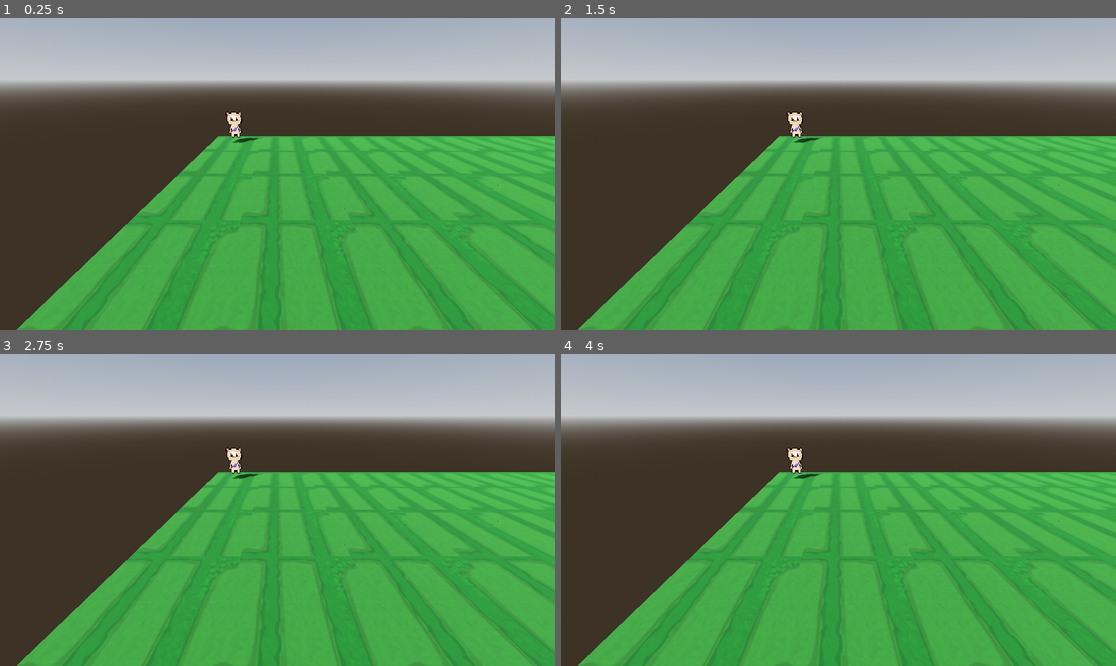
Above: before the commit, frames 1-4 (two rows, left to right).
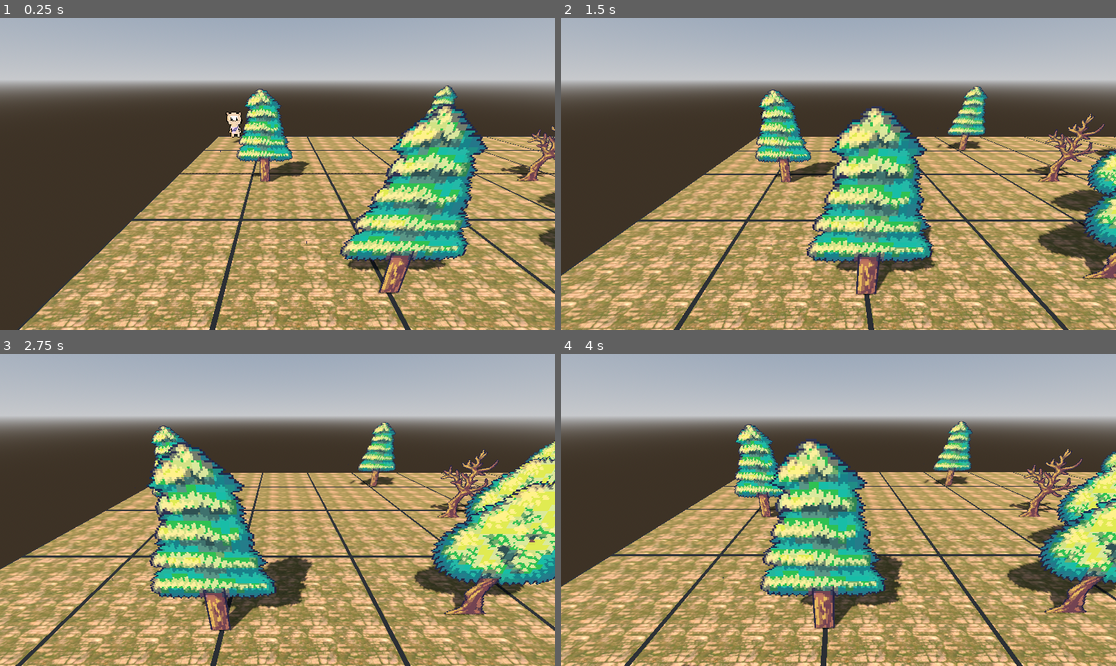
Above: after the commit, the same moments.

Repository: Nashi1337/GameStudio2024
Game: Godot game, scene res://Scenes/battle_map.tscn
Two runs of this game, one before a commit and one after it. Both use one fixed random seed, a clock stepped at 60 frames per second and the inputs below.
Inputs (mouse positions are in pixels of both pictures, inside the frame that each line leads up to):
- Up to frame 1 (0.25 s): no input
- Up to frame 2 (1.5 s): tap Enter at 0.5 s; move the mouse to (960, 158) at 0.52 s; hold D 0.53-1.25 s; tap Q at 0.6 s; click (960, 158) at 0.67 s; tap E at 0.8 s; drag from (727, 189) to (810, 236) at 1.27 s
- Up to frame 3 (2.75 s): tap Space at 2 s; move the mouse to (333, 441) at 2.02 s; hold D from 2.03 s (still down); tap Shift at 2.1 s; click (333, 441) at 2.17 s; tap Alt at 2.3 s
- Up to frame 4 (4 s): release D at 2.75 s; drag from (810, 572) to (672, 463) at 2.77 s; tap Enter at 3.5 s; move the mouse to (1005, 556) at 3.52 s; hold A from 3.53 s (still down); tap Q at 3.6 s; click (1005, 556) at 3.67 s; tap E at 3.8 s

The runs differ from the first frame. In frame 1, 51% of the frame differs, in the area x 3-100%, y 21-100%; in frame 2, 56%; in frame 3, 60%, in the area x 0-100%, y 21-100%; in frame 4, 59%.

Commit message:
more assets / camera script
added trees and a floor texture + 3d free moving camera

Diff:
--- a/untitled-strategy-rpg/Scenes/battle_map.tscn
+++ b/untitled-strategy-rpg/Scenes/battle_map.tscn
@@ -1,7 +1,8 @@
-[gd_scene load_steps=6 format=3 uid="uid://52vnqm4yfu2r"]
+[gd_scene load_steps=7 format=3 uid="uid://52vnqm4yfu2r"]
 
 [ext_resource type="Script" path="res://Scripts/battle_map.gd" id="1_jd12p"]
 [ext_resource type="PackedScene" uid="uid://bgbew5ktc0pta" path="res://Scenes/player.tscn" id="2_cglfe"]
+[ext_resource type="Script" path="res://Scripts/camera_3d.gd" id="3_702gt"]
 
 [sub_resource type="ProceduralSkyMaterial" id="ProceduralSkyMaterial_28tpj"]
 
@@ -22,6 +23,7 @@
 
 [node name="Camera3D" type="Camera3D" parent="Player"]
 transform = Transform3D(1, 0, 0, 0, 0.907044, 0.421036, 0, -0.421036, 0.907044, 5, 7, 24.015)
+script = ExtResource("3_702gt")
 
 [node name="DirectionalLight3D" type="DirectionalLight3D" parent="."]
 transform = Transform3D(0.79653, 0.460425, -0.391853, 0, 0.64812, 0.761538, 0.604599, -0.606588, 0.516247, 1, 7, 7)
--- a/untitled-strategy-rpg/Scenes/ground_tile.tscn
+++ b/untitled-strategy-rpg/Scenes/ground_tile.tscn
@@ -1,29 +1,42 @@
-[gd_scene load_steps=6 format=3 uid="uid://yfawuaxs82sx"]
+[gd_scene load_steps=9 format=3 uid="uid://yfawuaxs82sx"]
 
-[ext_resource type="Texture2D" uid="uid://2nl7d1trd6qs" path="res://Assets/grasslands.png" id="1_7ycgf"]
 [ext_resource type="Script" path="res://Scripts/ground_tile.gd" id="1_yo3p7"]
+[ext_resource type="Texture2D" uid="uid://4xe7nmhbxcuq" path="res://Assets/Textures/rocky_terrain/rocky_terrain_diff_1k.jpg" id="2_wp60i"]
+[ext_resource type="Texture2D" uid="uid://cqv65ykw53sb" path="res://Assets/Textures/rocky_terrain/rocky_terrain_disp_1k.png" id="3_g8oew"]
 
 [sub_resource type="StandardMaterial3D" id="StandardMaterial3D_vbrr5"]
-albedo_color = Color(0.159786, 0.51151, 0.304971, 1)
-albedo_texture = ExtResource("1_7ycgf")
+albedo_texture = ExtResource("2_wp60i")
+normal_scale = 9.63
+heightmap_scale = -16.0
+heightmap_texture = ExtResource("3_g8oew")
+uv1_scale = Vector3(9.07, 9.07, 9.07)
 
 [sub_resource type="BoxMesh" id="BoxMesh_i2uiq"]
 
 [sub_resource type="BoxShape3D" id="BoxShape3D_dbjkr"]
 size = Vector3(1.095, 1.795, 1.05)
 
+[sub_resource type="StandardMaterial3D" id="StandardMaterial3D_lhwnu"]
+albedo_color = Color(0, 0, 0, 1)
+
+[sub_resource type="BoxMesh" id="BoxMesh_svtpd"]
+material = SubResource("StandardMaterial3D_lhwnu")
+
 [node name="Ground" type="Node3D"]
 transform = Transform3D(6, 0, 0, 0, 0.1, 0, 0, 0, 6, 0, 0, 0)
 script = ExtResource("1_yo3p7")
 
 [node name="MeshInstance3D" type="MeshInstance3D" parent="."]
+transform = Transform3D(0.97, 0, 0, 0, 0.97, 0, 0, 0, 0.97, 0, 0.03, 0)
 material_override = SubResource("StandardMaterial3D_vbrr5")
 mesh = SubResource("BoxMesh_i2uiq")
 
 [node name="StaticBody3D" type="StaticBody3D" parent="."]
-transform = Transform3D(1, 0, 0, 0, 1, 0, 0, 0, 1, 0, 0, 0)
 
 [node name="CollisionShape3D" type="CollisionShape3D" parent="StaticBody3D"]
 shape = SubResource("BoxShape3D_dbjkr")
 
+[node name="Border" type="MeshInstance3D" parent="."]
+mesh = SubResource("BoxMesh_svtpd")
+
 [connection signal="input_event" from="StaticBody3D" to="." method="_on_static_body_3d_input_event"]
--- /dev/null
+++ b/untitled-strategy-rpg/Scenes/tree.tscn
@@ -0,0 +1,15 @@
+[gd_scene load_steps=2 format=3 uid="uid://cn72r2f758l85"]
+
+[ext_resource type="Texture2D" uid="uid://ccblfoagqgr2o" path="res://Assets/Tree_SpriteSheet_Outlined.png" id="1_6egpc"]
+
+[node name="Tree" type="Node3D"]
+transform = Transform3D(6, 0, 0, 0, 6, 0, 0, 0, 6, 0, 0.637938, 0)
+
+[node name="Sprite3D" type="Sprite3D" parent="."]
+alpha_cut = 2
+texture_filter = 2
+texture = ExtResource("1_6egpc")
+hframes = 5
+frame = 1
+region_enabled = true
+region_rect = Rect2(0, 0, 448, 128)
--- /dev/null
+++ b/untitled-strategy-rpg/Scripts/camera_3d.gd
@@ -0,0 +1,116 @@
+class_name FreeLookCamera extends Camera3D
+
+# Modifier keys' speed multiplier
+const SHIFT_MULTIPLIER = 2.5
+const ALT_MULTIPLIER = 1.0 / SHIFT_MULTIPLIER
+
+
+@export_range(0.0, 1.0) var sensitivity: float = 0.25
+
+# Mouse state
+var _mouse_position = Vector2(0.0, 0.0)
+var _total_pitch = 0.0
+
+# Movement state
+var _direction = Vector3(0.0, 0.0, 0.0)
+var _velocity = Vector3(0.0, 0.0, 0.0)
+var _acceleration = 30
+var _deceleration = -10
+var _vel_multiplier = 4
+
+# Keyboard state
+var _w = false
+var _s = false
+var _a = false
+var _d = false
+var _q = false
+var _e = false
+var _shift = false
+var _alt = false
+
+func _input(event):
+	# Receives mouse motion
+	if event is InputEventMouseMotion:
+		_mouse_position = event.relative
+
+	# Receives mouse button input
+	if event is InputEventMouseButton:
+		match event.button_index:
+			MOUSE_BUTTON_RIGHT: # Only allows rotation if right click down
+				Input.set_mouse_mode(Input.MOUSE_MODE_CAPTURED if event.pressed else Input.MOUSE_MODE_VISIBLE)
+			MOUSE_BUTTON_WHEEL_UP: # Increases max velocity
+				_vel_multiplier = clamp(_vel_multiplier * 1.1, 0.2, 20)
+			MOUSE_BUTTON_WHEEL_DOWN: # Decereases max velocity
+				_vel_multiplier = clamp(_vel_multiplier / 1.1, 0.2, 20)
+
+	# Receives key input
+	if event is InputEventKey:
+		match event.keycode:
+			KEY_W:
+				_w = event.pressed
+			KEY_S:
+				_s = event.pressed
+			KEY_A:
+				_a = event.pressed
+			KEY_D:
+				_d = event.pressed
+			KEY_Q:
+				_q = event.pressed
+			KEY_E:
+				_e = event.pressed
+			KEY_SHIFT:
+				_shift = event.pressed
+			KEY_ALT:
+				_alt = event.pressed
+
+# Updates mouselook and movement every frame
+func _process(delta):
+	_update_mouselook()
+	_update_movement(delta)
+
+# Updates camera movement
+func _update_movement(delta):
+	# Computes desired direction from key states
+	_direction = Vector3(
+		(_d as float) - (_a as float),
+		(_e as float) - (_q as float),
+		(_s as float) - (_w as float)
+	)
+
+	# Computes the change in velocity due to desired direction and "drag"
+	# The "drag" is a constant acceleration on the camera to bring it's velocity to 0
+	var offset = _direction.normalized() * _acceleration * _vel_multiplier * delta \
+		+ _velocity.normalized() * _deceleration * _vel_multiplier * delta
+
+	# Compute modifiers' speed multiplier
+	var speed_multi = 1
+	if _shift: speed_multi *= SHIFT_MULTIPLIER
+	if _alt: speed_multi *= ALT_MULTIPLIER
+
+	# Checks if we should bother translating the camera
+	if _direction == Vector3.ZERO and offset.length_squared() > _velocity.length_squared():
+		# Sets the velocity to 0 to prevent jittering due to imperfect deceleration
+		_velocity = Vector3.ZERO
+	else:
+		# Clamps speed to stay within maximum value (_vel_multiplier)
+		_velocity.x = clamp(_velocity.x + offset.x, -_vel_multiplier, _vel_multiplier)
+		_velocity.y = clamp(_velocity.y + offset.y, -_vel_multiplier, _vel_multiplier)
+		_velocity.z = clamp(_velocity.z + offset.z, -_vel_multiplier, _vel_multiplier)
+
+		translate(_velocity * delta * speed_multi)
+
+# Updates mouse look
+func _update_mouselook():
+	# Only rotates mouse if the mouse is captured
+	if Input.get_mouse_mode() == Input.MOUSE_MODE_CAPTURED:
+		_mouse_position *= sensitivity
+		var yaw = _mouse_position.x
+		var pitch = _mouse_position.y
+		_mouse_position = Vector2(0, 0)
+
+		# Prevents looking up/down too far
+		pitch = clamp(pitch, -90 - _total_pitch, 90 - _total_pitch)
+		_total_pitch += pitch
+
+		rotate_y(deg_to_rad(-yaw))
+		rotate_object_local(Vector3(1,0,0), deg_to_rad(-pitch))
--- a/untitled-strategy-rpg/Scripts/ground_tile.gd
+++ b/untitled-strategy-rpg/Scripts/ground_tile.gd
@@ -2,7 +2,35 @@
 
 var grid_position : Vector2
 var selected_player: Node3D
+@onready var border : MeshInstance3D
 @onready var game_manager = get_node("/root/BattleMap")
+@onready var tree_scene = preload("res://Scenes/tree.tscn")
+
+func _ready() -> void:
+	maybe_spawn_tree()
+	#setup_border()
+
+func setup_border():
+	border = $Border
+	#border.scale = Vector3()
+	var border_material = StandardMaterial3D.new()
+	border_material.albedo_color = Color(0.1,0.1,0.1)
+	border.material_override = border_material
+
+func maybe_spawn_tree():
+	if randi() % 3 == 0:
+		var tree_instance = tree_scene.instantiate()
+
+		var tree_sprite = tree_instance.get_node("Sprite3D")
+		tree_sprite.frame = randi() % 5
+
+		add_child(tree_instance)
+
+		tree_instance.scale = Vector3(1,50,1)
+		var random_pos = Vector3(randf() * 1.0 -0.5, 0, randf() * 1.0 - 0.5)
+		tree_instance.position = Vector3(random_pos.x,33,random_pos.z)
+
+		print("Tree spawned with frame: ", tree_sprite.frame)
 
 func set_coordinates(pos : Vector2):
 	grid_position = pos
Binary file added: untitled-strategy-rpg/Assets/Textures/rocky_terrain/rocky_terrain_diff_1k.jpg
Not shown, added: untitled-strategy-rpg/Assets/Textures/rocky_terrain/rocky_terrain_diff_1k.jpg.import
Binary file added: untitled-strategy-rpg/Assets/Textures/rocky_terrain/rocky_terrain_disp_1k.png
Not shown, added: untitled-strategy-rpg/Assets/Textures/rocky_terrain/rocky_terrain_disp_1k.png.import
Binary file added: untitled-strategy-rpg/Assets/Textures/rocky_terrain/rocky_terrain_nor_gl_1k.exr
Not shown, added: untitled-strategy-rpg/Assets/Textures/rocky_terrain/rocky_terrain_nor_gl_1k.exr.import
Binary file added: untitled-strategy-rpg/Assets/Textures/rocky_terrain/rocky_terrain_rough_1k.exr
Not shown, added: untitled-strategy-rpg/Assets/Textures/rocky_terrain/rocky_terrain_rough_1k.exr.import
Binary file added: untitled-strategy-rpg/Assets/Tree_SpriteSheet_Outlined.png
Not shown, added: untitled-strategy-rpg/Assets/Tree_SpriteSheet_Outlined.png.import
